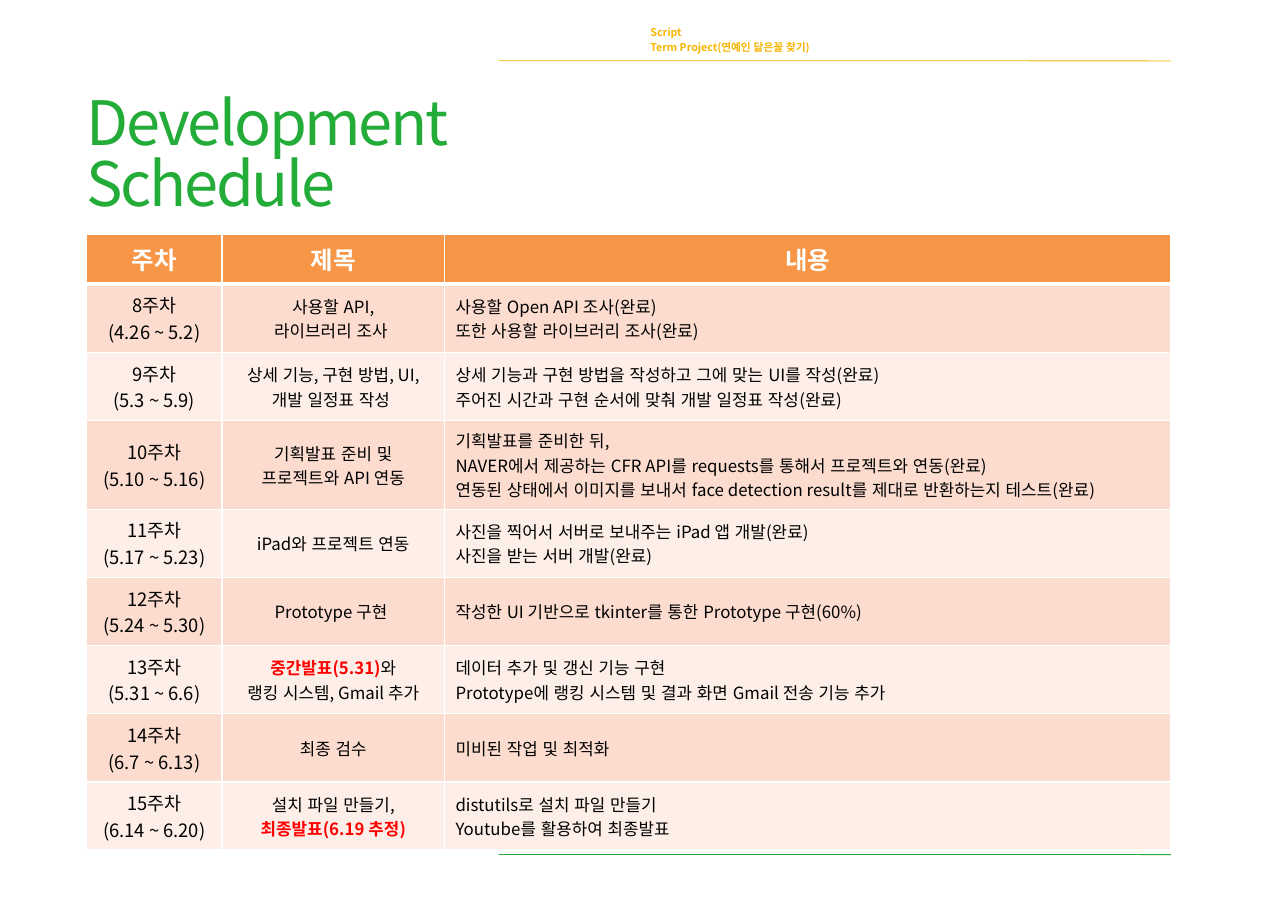
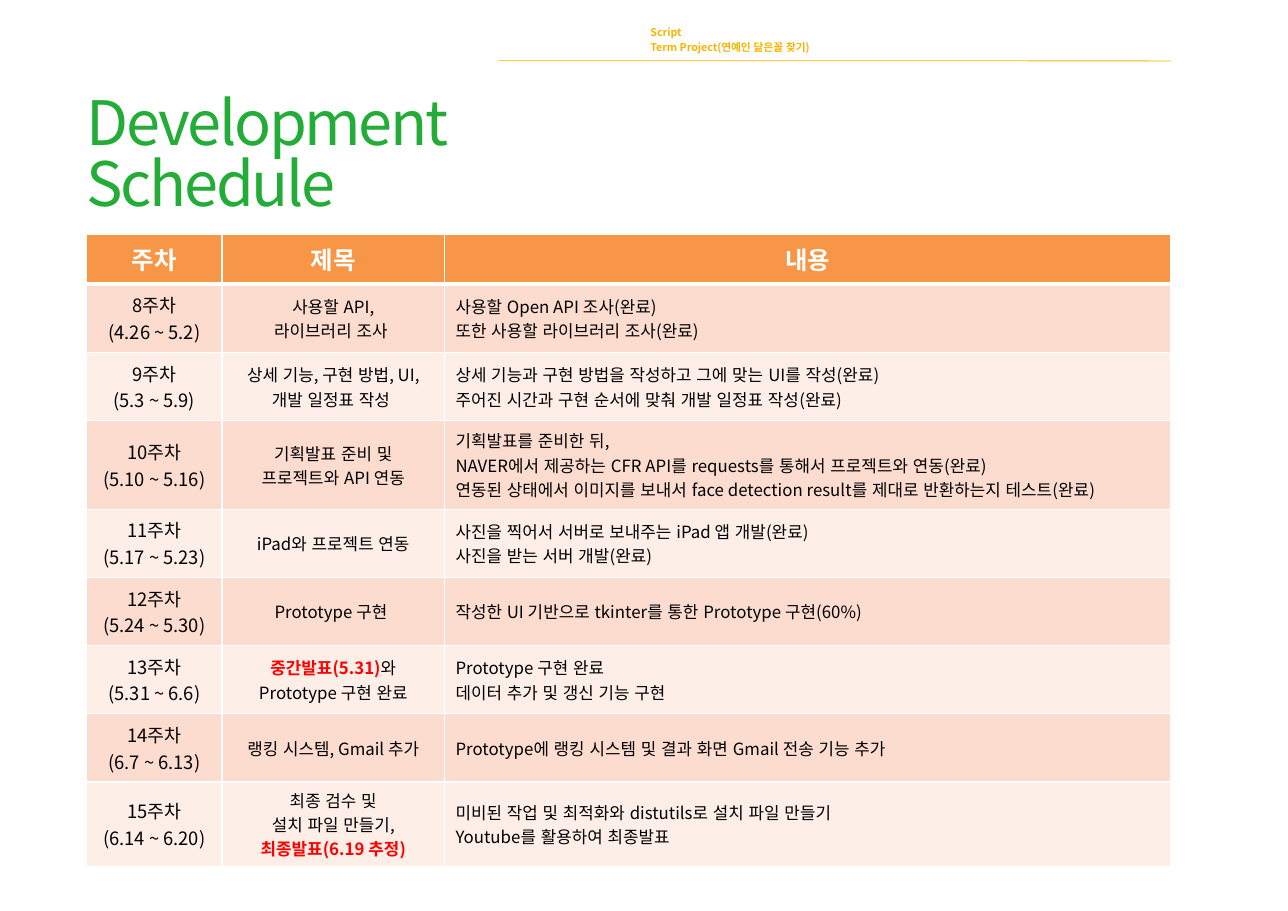
Before and after one commit to khs300kr/Script_TermProject, a slide deck: slide 5 of Document/2017_Script_2012182007_김형중_김희승(중간발표).pptx. Drawn at 1288x911 pixels with LibreOffice and Linux fonts; fonts in the diff are those of the drawing. Boxes give left, top, right and bottom in pixels: in the first picture for what was removed or moved away, otherwise in the second. Text is boxed around its words. In the diff, an @@ line names an element or a change of style, - is before the commit and + after.

Commit message:
PPT 최종 업데이트

```diff
--- a/Document/2017_Script_2012182007_김형중_김희승(중간발표).pptx
+++ b/Document/2017_Script_2012182007_김형중_김희승(중간발표).pptx
@@ table at [87,235,1171,863] @@
-row 7, column 2: 중간발표(5.31)와 / 랭킹 시스템, Gmail 추가
+row 7, column 2: 중간발표(5.31)와 / Prototype 구현 완료
-row 7, column 3: 데이터 추가 및 갱신 기능 구현 / Prototype에 랭킹 시스템 및 결과 화면 Gmail 전송 기능 추가
+row 7, column 3: Prototype 구현 완료 / 데이터 추가 및 갱신 기능 구현
-row 8, column 2: 최종 검수
+row 8, column 2: 랭킹 시스템, Gmail 추가
-row 8, column 3: 미비된 작업 및 최적화
+row 8, column 3: Prototype에 랭킹 시스템 및 결과 화면 Gmail 전송 기능 추가
-row 9, column 2: 설치 파일 만들기, / 최종발표(6.19 추정)
+row 9, column 2: 최종 검수 및 / 설치 파일 만들기, / 최종발표(6.19 추정)
-row 9, column 3: distutils로 설치 파일 만들기 / Youtube를 활용하여 최종발표
+row 9, column 3: 미비된 작업 및 최적화와 distutils로 설치 파일 만들기 / Youtube를 활용하여 최종발표
```
Also in this commit, not shown: 2 other slides changed, 3 other files.
